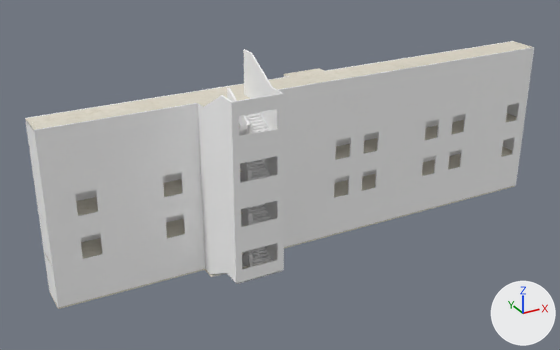
The FBX model Assets/JP_School corridor/Mesh/CORRIDOR_NEW.fbx as it was, and as the next commit left it.
Both versions are drawn from a camera (50 mm lens) standing at (-38.6, -59.9, 28.3) and looking at (-5.1, 1.1, -2.2). Arrows for +X, +Y and +Z are at lower right; the lights stay in place. Where no turn or scale is listed for an object, it has been applied to the vertices.

In view in the first picture: 'floor', 'floor_1', 'floor_2', 'floor_3', 'stair', 'stair_1', 'stair_2', 'stair_3', 'wall', 'wall_1', 'wall_2', 'wall_3'.
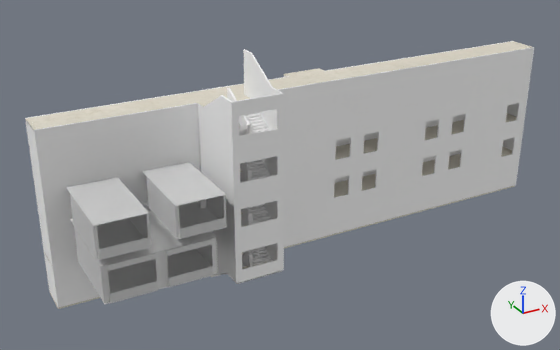
What changed in the scene script:
```text
Change me_scene_016:
    where me_scene_016.from_pydata(...)  # 335 vertices, 557 faces; spans x -25.1..30.1, y -8.9..2.6, z 0.0..8.5
    me_scene_016 part 1: 1 of the vertices in x -14.5, y -1.8, z 2.1 are moved by (0.9, 0.0, -0.1)
Change me_scene_015:
    remove me_scene_015.from_pydata(...)  # 329 vertices, 554 faces; spans x -25.1..30.1, y -8.9..2.6, z 0.0..8.5
    add me_scene_015.from_pydata(...)  # 349 vertices, 564 faces; spans x -25.1..30.1, y -8.9..2.6, z 0.0..8.5
    me_scene_015 part 2: 5 vertices moved from x -20.6, y -1.8..-1.6, z 0.0..2.1 to x -22.4..-20.4, y -1.8..-1.6, z 0.0..2.1; 9 vertices removed from x -14.5..-12.7, y -1.8..-1.6, z 0.0..2.1; 29 vertices added at x -22.4..-13.4, y -1.8..-1.6, z 0.0..3.0
Add me_floor_002:
    me_floor_002.from_pydata([(5.0, 4.0, 0.0), (-5.0, 4.0, 0.0), (-5.0, -4.0, 0.0), (5.0, -4.0, 0.0)], [], [(1, 2, 3, 0)])
    me_floor_002.materials.append(mat_infirmary_floor01_1)  # white #e7e7e7
Add me_ceiling_002:
    me_ceiling_002.from_pydata([(5.0, 4.0, 3.5), (-5.0, 4.0, 3.5), (-5.0, -4.0, 3.5), (5.0, -4.0, 3.5)], [], [(0, 3, 2, 1)])
    me_ceiling_002.materials.append(mat_infirmary_ceiling01)  # white #e7e7e7
Add me_ceiling_001:
    me_ceiling_001.from_pydata([(-2.25, 4.0, 3.0), (-2.25, -4.0, 3.0), (2.25, 4.0, 3.0), (2.25, -4.0, 3.0)], [], [(1, 0, 2, 3)])
    me_ceiling_001.materials.append(mat_restroom_ceiling01_001)  # white #e7e7e7
Add me_ceiling:
    me_ceiling.from_pydata([(-2.25, 3.8, 3.0), (-2.25, -4.2, 3.0), (2.25, 3.8, 3.0), (2.25, -4.2, 3.0)], [], [(1, 0, 2, 3)])
    me_ceiling.materials.append(mat_restroom_ceiling01)  # white #e7e7e7
Add ob_floor_003:
    ob_floor_003 = bpy.data.objects.new('floor.003', me_floor_002)
    ob_floor_003.location = (-20.41, -2.62, -6.25)
Add ob_wall_men:
    ob_wall_men = bpy.data.objects.new('wall_men', me_wall_men)  # 86 vertices, 41 faces; spans x -2.25..2.25, y -4.2..3.8, z -0.05..3.0; in mat_restroom_wall01 (white #e7e7e7), mat_restroom_wall02 (white #e7e7e7)
    ob_wall_men.location = (-23.41, -2.62, -2.01)
Add ob_ceiling_002:
    ob_ceiling_002 = bpy.data.objects.new('ceiling.002', me_ceiling_002)
    ob_ceiling_002.location = (-20.41, -2.62, -6.25)
Add ob_ceiling_001:
    ob_ceiling_001 = bpy.data.objects.new('ceiling.001', me_ceiling_001)
    ob_ceiling_001.location = (-16.67, -2.7, -1.97)
Add ob_ceiling:
    ob_ceiling = bpy.data.objects.new('ceiling', me_ceiling)
    ob_ceiling.location = (-23.41, -2.62, -2.01)
Add ob_wall_001:
    ob_wall_001 = bpy.data.objects.new('wall.001', me_wall)  # 74 vertices, 46 faces; spans x -5.0..5.0, y -4.0..4.0, z 0.0..3.5; in mat_infirmary_wall01 (white #e7e7e7)
    ob_wall_001.location = (-20.41, -2.72, -6.25)
Add ob_floor_001:
    ob_floor_001 = bpy.data.objects.new('floor.001', me_floor)  # 16 vertices, 7 faces; spans x -2.25..2.25, y -4.2..3.8, z -0.05..0.0; in mat_restroom_wall02 (white #e7e7e7), mat_restroom_floor01_1 (white #e7e7e7), mat_restroom_floor02 (white #e7e7e7)
    ob_floor_001.location = (-23.41, -2.62, -2.01)
Add ob_wall_women:
    ob_wall_women = bpy.data.objects.new('wall_women', me_wall_women)  # 68 vertices, 33 faces; spans x -2.25..2.25, y -4.0..4.0, z -0.05..3.0; in mat_restroom_wall01_001 (white #e7e7e7), mat_restroom_wall02_001 (white #e7e7e7)
    ob_wall_women.location = (-16.67, -2.7, -1.97)
Add ob_floor_002:
    ob_floor_002 = bpy.data.objects.new('floor.002', me_floor_001)  # 16 vertices, 7 faces; spans x -2.25..2.25, y -4.0..4.0, z -0.05..0.0; in mat_restroom_wall02_001 (white #e7e7e7), mat_restroom_floor01_1_001 (white #e7e7e7), mat_restroom_floor02_001 (white #e7e7e7)
    ob_floor_002.location = (-16.67, -2.7, -1.97)
```

Pixel boxes (x1, y1, x2, y2) of what changed, in the pictures (560 x 350 px; the box of a moved part takes in the faces that stretch with it):
'wall.001', added
    after: (74, 227, 218, 304)
'ceiling', added
    after: (66, 177, 149, 226)
'ceiling.001', added
    after: (142, 162, 226, 206)
'floor.003', added
    after: (105, 244, 217, 304)
'wall_women', added
    after: (146, 176, 226, 239)
'wall_men', added
    after: (70, 194, 151, 260)
'ceiling.002', added
    after: (73, 208, 216, 266)
'floor.001', added
    after: (70, 218, 152, 261)
'floor.002', added
    after: (145, 201, 227, 240)
part 1 of me_scene_016, moved or reshaped
    before: (43, 147, 201, 190)
    after: (43, 147, 201, 184)
part 2 of me_scene_015, built on
    before: (47, 190, 203, 267)
    after: (47, 202, 149, 267)
